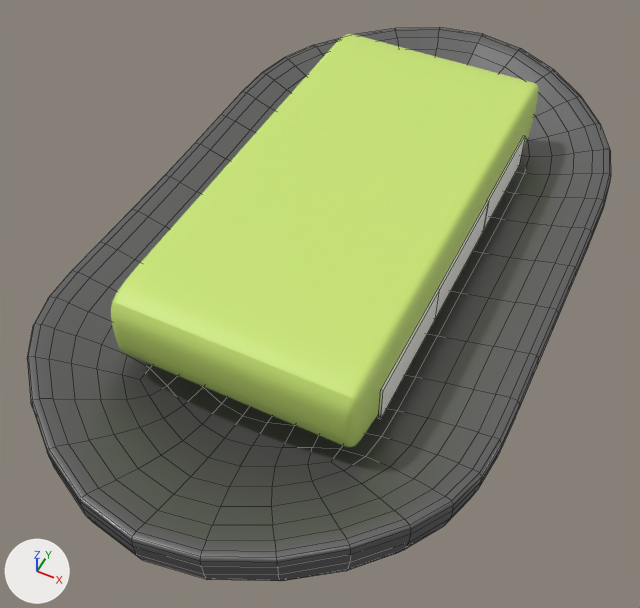
Two versions of the Blender file Assets/Art/3D model/soap/soap.blend, one commit apart.
Both versions are drawn from a 50 mm camera at (1.09, -2.67, 2.61) aimed at (0.07, -0.63, 0.06). Every picture has the same lights, and +X, +Y and +Z are marked at lower left. The picture after the commit comes second. Mesh edges are drawn as thin lines on the coarser meshes.

In view in the first picture: 'Soap', 'Soap_holder', 'Soap_side'.
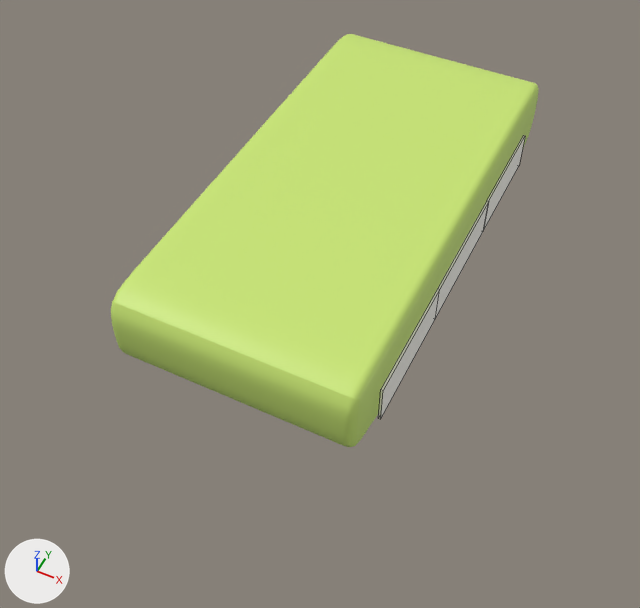
The newer file is also turned or shifted as a whole; pictures and numbers use the older file's frame.

What differs and where, as boxes [x1, y1, x2, y2] in the pictures (640 x 608 px):
```json
{"object": "Soap_holder", "change": "deleted", "before": [27, 28, 611, 581]}
```

The change, as JSON lines over the scene's bpy script:
```json
{"op": "remove", "block": "ob_soap_holder", "code": ["ob_soap_holder = bpy.data.objects.new('Soap_holder', me_cube_003)", "ob_soap_holder.location = (0.085, -0.401, 0.132)", "ob_soap_holder.scale = (0.834, 1.02, 0.17)", "_m = ob_soap_holder.modifiers.new('Subdivision', 'SUBSURF')"]}
```
